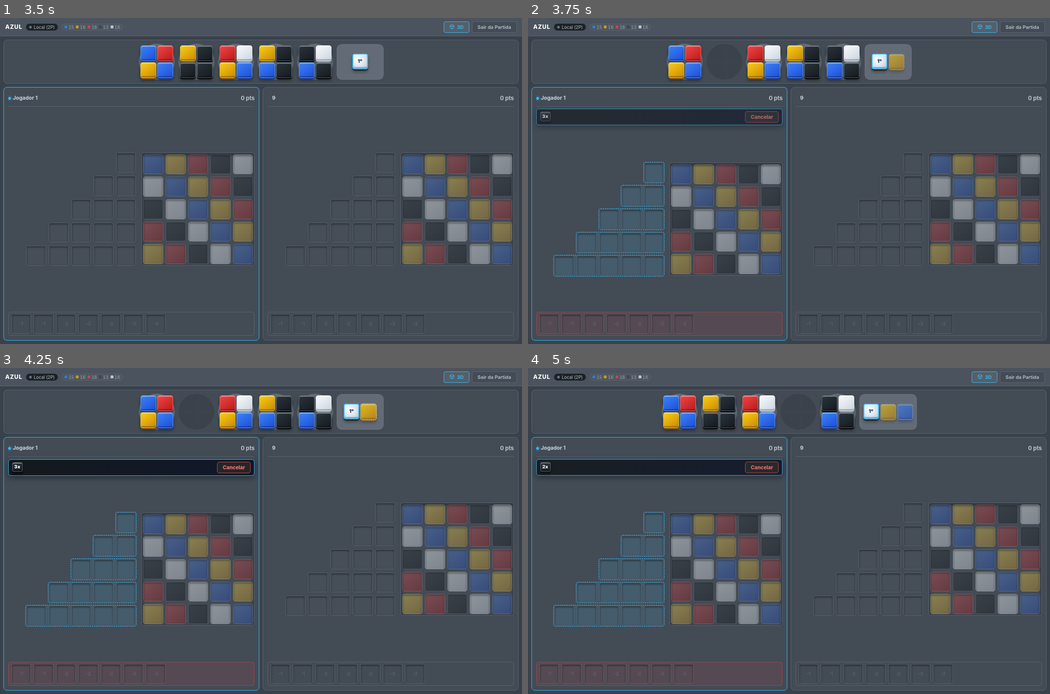
Above: before the commit, frames 1-4 (two rows, left to right).
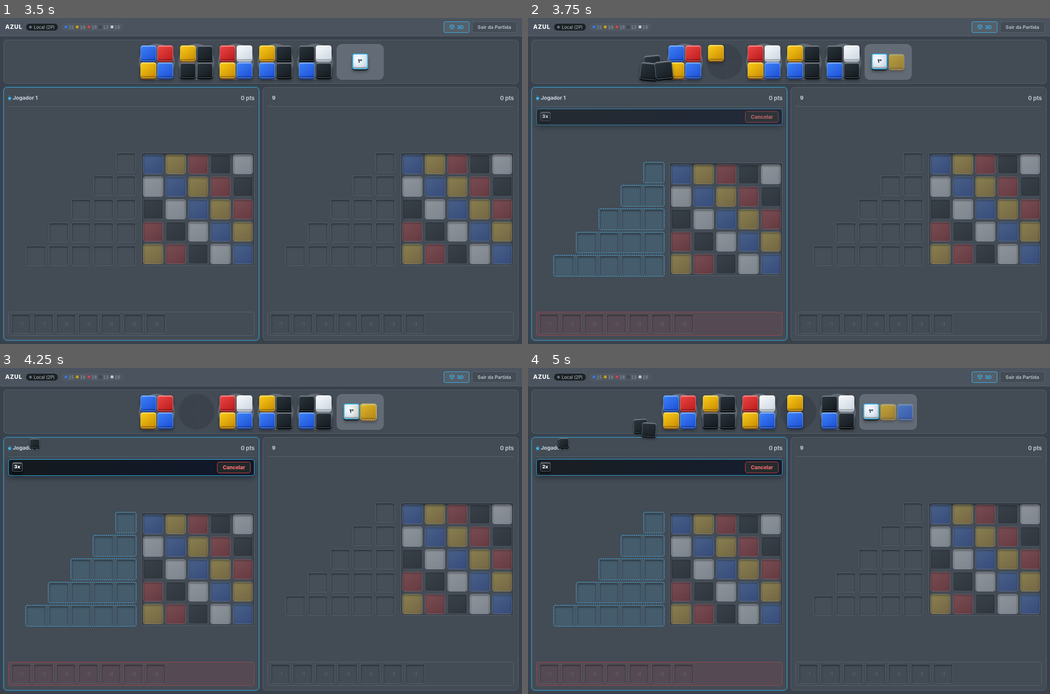
Above: after the commit, the same moments.

Repository: diogopereiraasp/tiles_game
Game: browser game, page index.html
Same seed, same stepped clock (60 frames per second), same inputs: the game is played once before the commit and once after it.
Inputs (mouse positions are in pixels of both pictures, inside the frame that each line leads up to):
- Up to frame 1 (3.5 s): click "Jogar com amigos" at 0.27 s; click "Criar conta" at 1.27 s; click "Fechar" at 1.87 s; click "Mesmo aparelho" at 2.47 s; click (261, 203) at 3.07 s; type "9" at 3.07 s; tap Enter at 3.1 s; click "Iniciar Jogo Local" at 3.27 s
- Up to frame 2 (3.75 s): click (731, 53) at 3.67 s
- Up to frame 3 (4.25 s): no input
- Up to frame 4 (5 s): click (794, 403) at 4.27 s; click (721, 403) at 4.52 s; click (809, 403) at 4.87 s

Frame 1 is identical in both runs. In frame 2, 0.6% of the frame differs, in the area x 21-38%, y 8-20%; in frame 3, less than 0.1%; in frame 4, 0.6%, in the area x 5-68%, y 8-26%.

Commit message:
feat(ui): animação das peças voando até o jogador ao pegar (sobras vão para o centro)
Co-Authored-By: Claude Sonnet 5.5 <noreply@anthropic.com>

Diff:
--- a/css/style.css
+++ b/css/style.css
@@ -1530,3 +1530,6 @@
         0 0 0 2px rgba(0, 0, 0, 0.35);
     }
     body.fx3d .slot-empty, body.fx3d .floor-slot:not(.occupied) { box-shadow: inset 0 2px 4px rgba(0, 0, 0, 0.5); border-style: solid; }
+
+    /* peças "voando" ao pegar (clones animados por JS) */
+    .fly-tile { position: fixed; z-index: 500; margin: 0 !important; pointer-events: none; transition: none !important; will-change: transform, opacity; box-shadow: 0 10px 16px rgba(0, 0, 0, 0.45), inset 0 2px 1px rgba(255, 255, 255, 0.4); }
--- a/js/turns.js
+++ b/js/turns.js
@@ -2,6 +2,7 @@
       if (broadcast && !canPlayerAct()) return;
       if (!factories[fIdx] || !factories[fIdx].includes(color)) return;
       const count = factories[fIdx].filter(c => c === color).length;
+      flyPickedTiles('f', fIdx, color, turn);
       selected = { source: 'f', fIdx, color, count };
       stagedMove = null; // Reinicia destino prévio ao mudar seleção
       renderAll();
@@ -15,6 +16,7 @@
       if (broadcast && !canPlayerAct()) return;
       const count = center.filter(c => c === color).length;
       if (count === 0) return;
+      flyPickedTiles('c', null, color, turn);
       selected = { source: 'c', color, count };
       stagedMove = null;
       renderAll();
--- a/js/ui.js
+++ b/js/ui.js
@@ -437,6 +437,56 @@
       saveSessionToStorage();
     });
 
+    // ── Animação: as peças pegas "voam" da fábrica/centro até o jogador (e as sobras para o centro) ──
+    function flyTiles(els, targetEl, opts = {}) {
+      if (!els.length || !targetEl) return;
+      const t = targetEl.getBoundingClientRect();
+      const tx = t.left + (opts.anchorLeft ? Math.min(60, t.width * 0.15) : t.width / 2);
+      const ty = t.top + (opts.anchorLeft ? Math.min(34, t.height * 0.1) : t.height / 2);
+      els.forEach((el, i) => {
+        const r = el.getBoundingClientRect();
+        if (!r.width) return;
+        const clone = el.cloneNode(true);
+        clone.removeAttribute('id');
+        clone.onclick = null;
+        clone.className = el.className.replace('preview-ghost', '') + ' fly-tile';
+        clone.style.cssText = `left:${r.left}px;top:${r.top}px;width:${r.width}px;height:${r.height}px;`;
+        document.body.appendChild(clone);
+        const dx = tx - (r.left + r.width / 2);
+        const dy = ty - (r.top + r.height / 2);
+        const scaleEnd = opts.scaleEnd !== undefined ? opts.scaleEnd : 0.6;
+        const anim = clone.animate([
+          { transform: 'translate(0, 0) scale(1) rotate(0deg)', opacity: 1 },
+          { transform: `translate(${dx * 0.3}px, ${dy * 0.3 - 26}px) scale(1.22) rotate(${i % 2 ? 7 : -7}deg)`, opacity: 1, offset: 0.35 },
+          { transform: `translate(${dx}px, ${dy}px) scale(${scaleEnd}) rotate(0deg)`, opacity: opts.fadeEnd ? 0.1 : 0.9 }
+        ], { duration: (opts.duration || 560) + i * 45, delay: opts.delay || 0, easing: 'cubic-bezier(0.22, 0.8, 0.25, 1)', fill: 'forwards' });
+        const done = () => clone.remove();
+        anim.onfinish = done;
+        anim.oncancel = done;
+        setTimeout(done, 1800); // garantia
+      });
+    }
+
+    // Chamado ANTES de redesenhar: as peças ainda estão na posição de origem
+    function flyPickedTiles(source, fIdx, color, playerIdx) {
+      try {
+        if (document.hidden || (window.matchMedia && matchMedia('(prefers-reduced-motion: reduce)').matches)) return;
+        const card = (document.getElementById('playerPts_' + playerIdx) || {}).closest ? document.getElementById('playerPts_' + playerIdx).closest('.player-card') : null;
+        const topEl = card ? (card.querySelector('.card-top') || card) : null;
+        if (source === 'f') {
+          const disc = document.querySelectorAll('#factoriesWrap .factory-disc')[fIdx];
+          if (!disc) return;
+          const picked = [...disc.querySelectorAll('.tile')].filter(e => e.classList.contains(color));
+          const rest = [...disc.querySelectorAll('.tile')].filter(e => !e.classList.contains(color));
+          flyTiles(picked, topEl, { anchorLeft: true });
+          flyTiles(rest, document.getElementById('centerDisc'), { scaleEnd: 0.9, fadeEnd: true, duration: 480, delay: 140 });
+        } else {
+          const picked = [...document.querySelectorAll('#centerDisc .tile')].filter(e => e.classList.contains(color));
+          flyTiles(picked, topEl, { anchorLeft: true });
+        }
+      } catch (e) { console.warn('animação das peças:', e); }
+    }
+
     // ── Efeito 3D nas peças (selecionável; lembra a escolha neste navegador) ──
     function applyFx3d(on) {
       document.body.classList.toggle('fx3d', on);
Not shown, changed: CLAUDE.md
